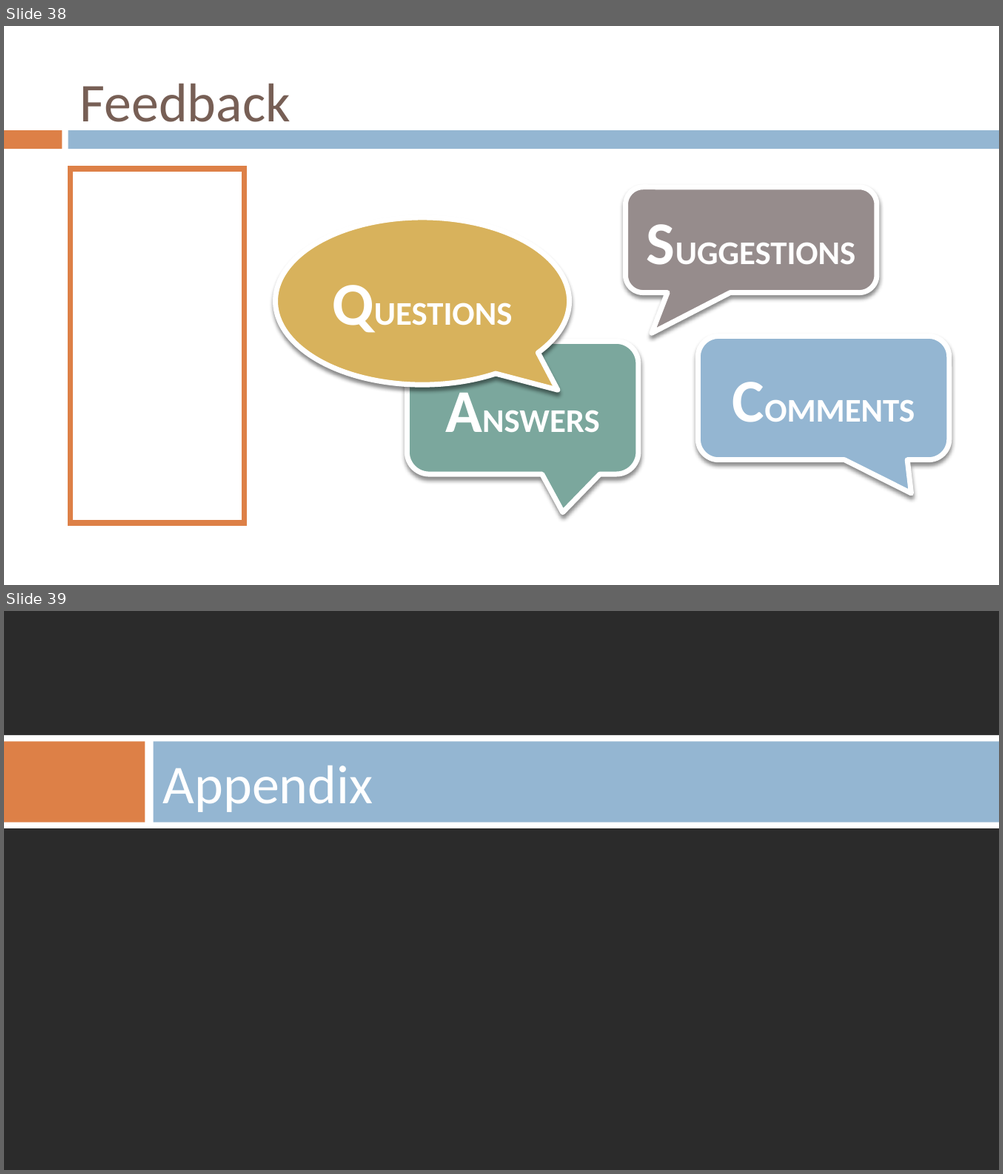
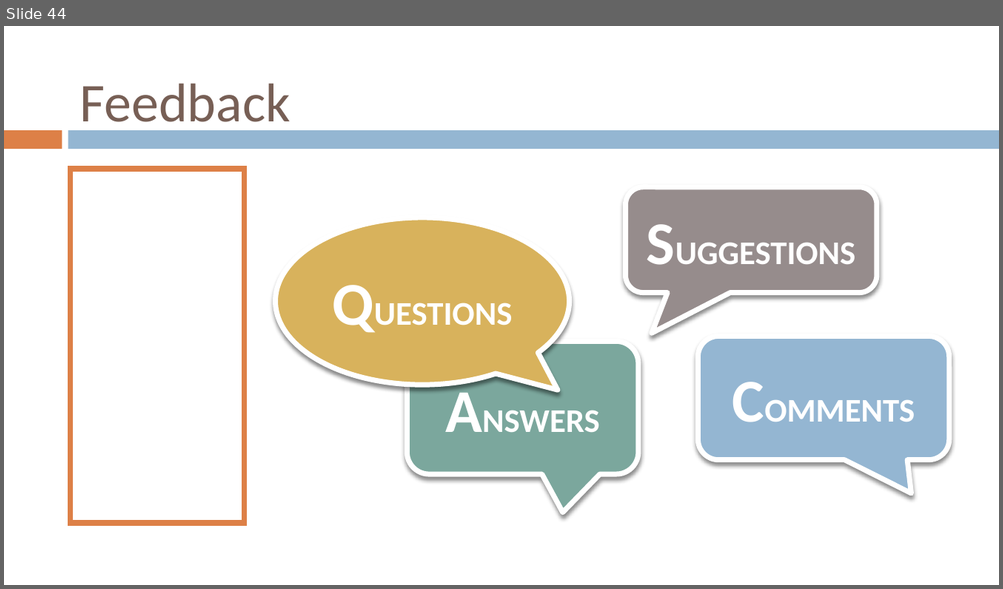
Before and after one commit to gvaccaro21/CS633---Term-Project, a slide deck: Final Presenation/CS_633_Zac3_term_project_report_FINAL_draft.pptx. Shown one above the other, each under a label of ours: slides 38 and 39 before the commit, slide 44 after it. The pictures are 1003x1174 and 1003x589 pixels, drawn with LibreOffice and Linux fonts; fonts in the diff are those of the drawing; background and template pictures are left out; a plain dark background stands for a picture behind light text. Boxes give left, top, right and bottom in pixels: in the first picture for what was removed or moved away, otherwise in the second. Text is boxed around its words. In the diff, an @@ line names an element or a change of style, - is before the commit and + after.

```diff
--- a/Final Presenation/CS_633_Zac3_term_project_report_FINAL_draft.pptx
+++ b/Final Presenation/CS_633_Zac3_term_project_report_FINAL_draft.pptx
@@ slide 39 removed at (4, 611, 999, 1170), background picture (left out) @@
@@ rectangle removed at (4, 735, 999, 829) @@
@@ rectangle removed at (4, 741, 145, 822) @@
@@ rectangle removed at (153, 741, 999, 822) @@
@@ title removed at (163, 766, 373, 812) @@
-Appendix
@@ what was slide 38 is now slide 44 @@
```
Also in this commit, not shown: 28 slides changed, 1 slide added, 5 other slides removed.
